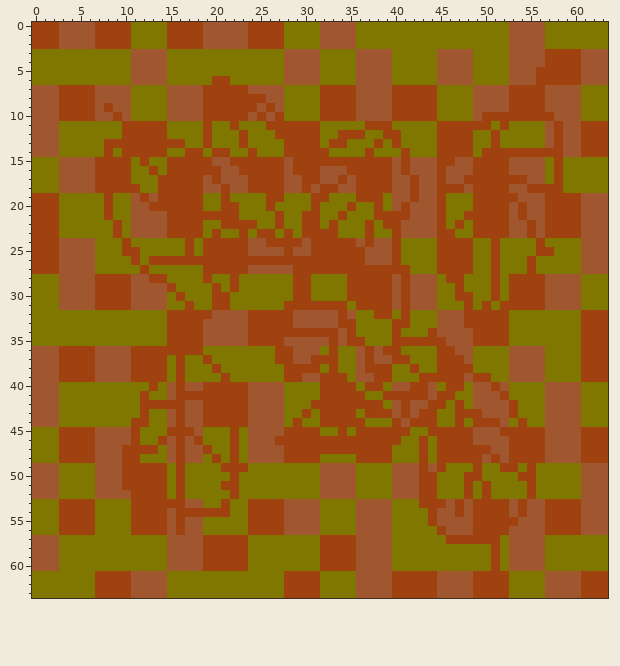
Pixel-art sprite, stored at GMS testproj/sprites/sFloor/layers/09a3f9a5-b1c6-4823-8c14-b41a379d22c0/c0a066c7-30aa-49a6-ae4a-8dbc6b4f028d.png. Above: the version before the commit.
The file is 64x64 pixels.
After the commit:
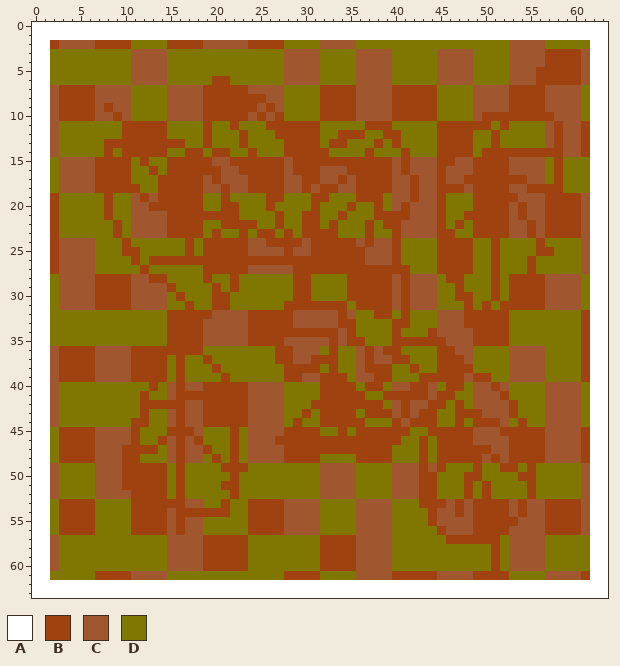
Palette (. is transparent): A #ffffff  B #a04210  C #a05730  D #7f7700
Changes in this commit:
y 0..1: x 0..63 BBBCCCCBBBBDDDDBBBBCCCCCBBBBDDDDCCCCDDDDDDDDDDDDDDDDDCCCCDDDDDDD -> AAAAAAAAAAAAAAAAAAAAAAAAAAAAAAAAAAAAAAAAAAAAAAAAAAAAAAAAAAAAAAAA
y 2: x 0..1 BB -> AA; x 62..63 DD -> AA
y 3..6: x 0..1 DD -> AA; x 62..63 CC -> AA
y 7..10: x 0..1 CC -> AA; x 62..63 DD -> AA
y 11..14: x 0..1 CC -> AA; x 62..63 BB -> AA
y 15..18: x 0..1 DD -> AA; x 62..63 DD -> AA
y 19..27: x 0..1 BB -> AA; x 62..63 CC -> AA
y 28..31: x 0..1 DD -> AA; x 62..63 DD -> AA
y 32..35: x 0..1 DD -> AA; x 62..63 BB -> AA
y 36..39: x 0..1 CC -> AA; x 62..63 BB -> AA
y 40..44: x 0..1 CC -> AA; x 62..63 DD -> AA
y 45..48: x 0..1 DD -> AA; x 62..63 BB -> AA
y 49..52: x 0..1 CC -> AA; x 62..63 CC -> AA
y 53..56: x 0..1 DD -> AA; x 62..63 CC -> AA
y 57..60: x 0..1 CC -> AA; x 62..63 DD -> AA
y 61: x 0..1 DD -> AA; x 62..63 BB -> AA
y 62..63: x 0..63 DDDDDDDBBBBCCCCDDDDDDDDDDDDDBBBBDDDDCCCCBBBBBCCCCBBBBDDDDCCCCBBB -> AAAAAAAAAAAAAAAAAAAAAAAAAAAAAAAAAAAAAAAAAAAAAAAAAAAAAAAAAAAAAAAA
